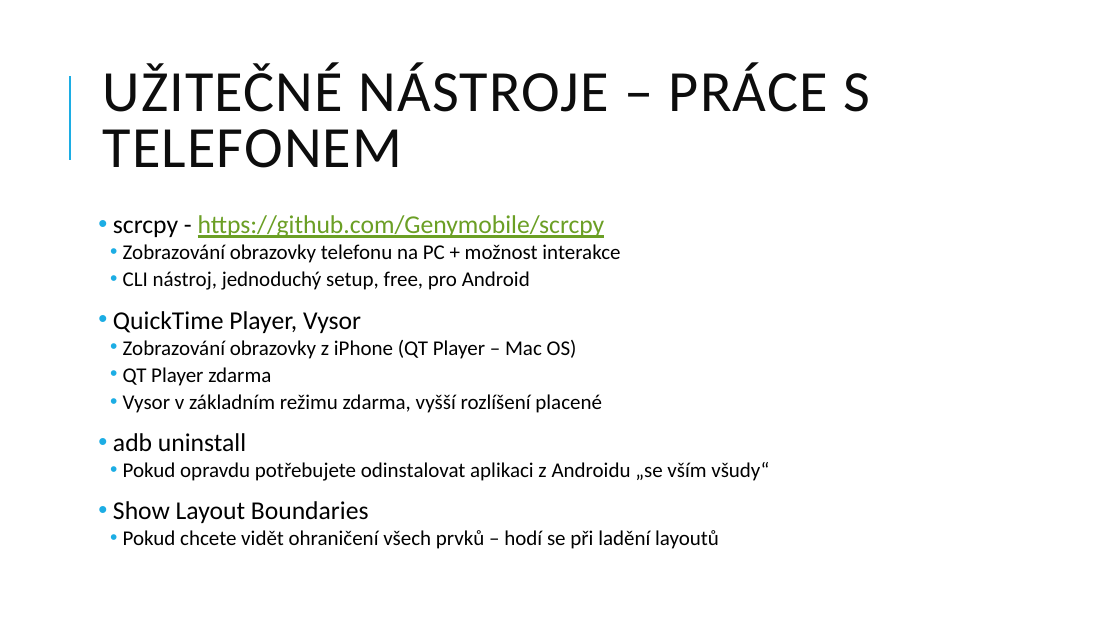
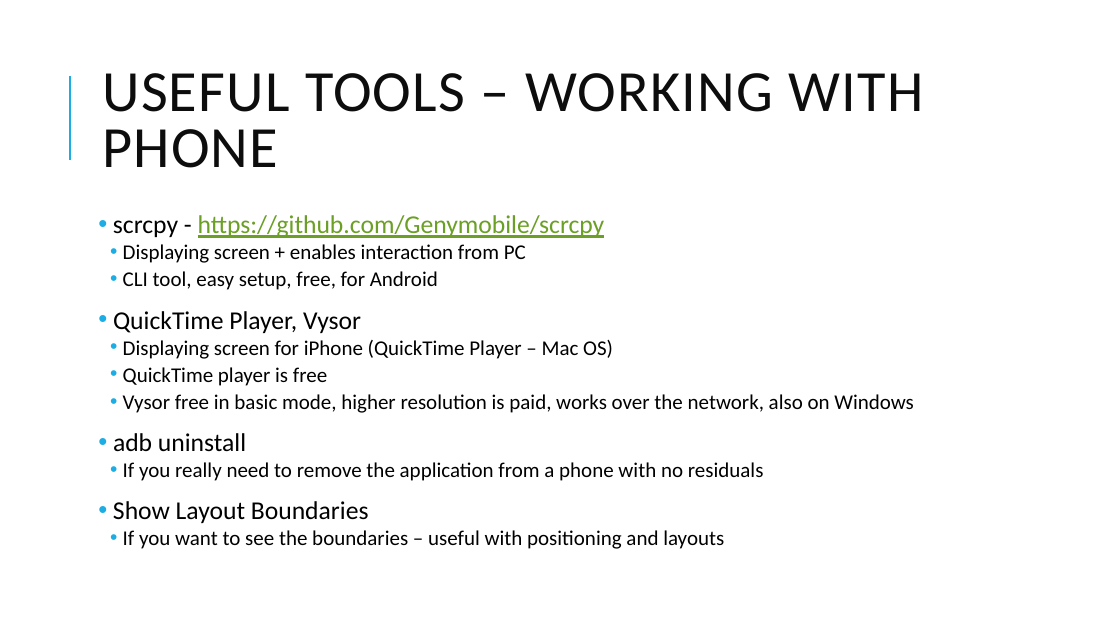
Before and after one commit to jasho/pv239-maui, a slide deck: slide 5 of 07_Bonus/PV239-Xamarin-07_Bonus.pptx (slide 10 before the commit). Drawn at 1120x630 pixels with LibreOffice and Linux fonts; fonts in the diff are those of the drawing. Boxes give left, top, right and bottom in pixels: in the first picture for what was removed or moved away, otherwise in the second. Text is boxed around its words. In the diff, an @@ line names an element or a change of style, - is before the commit and + after.

```diff
--- a/07_Bonus/PV239-Xamarin-07_Bonus.pptx
+++ b/07_Bonus/PV239-Xamarin-07_Bonus.pptx
@@ title at <box>102,73,924,168</box>: text changed @@
-UŽITEČNÉ NÁSTROJE – PRÁCE S TELEFONEM
+USEFUL TOOLS – WORKING WITH PHONE
@@ text at <box>123,244,526,290</box>: text changed @@
-  • Zobrazování obrazovky telefonu na PC + možnost interakce
-  • CLI nástroj, jednoduchý setup, free, pro Android
+  • Displaying screen + enables interaction from PC
+  • CLI tool, easy setup, free, for Android
@@ text at <box>123,340,914,413</box>: text changed @@
-  • Zobrazování obrazovky z iPhone (QT Player – Mac OS)
-  • QT Player zdarma
-  • Vysor v základním režimu zdarma, vyšší rozlíšení placené
+  • Displaying screen for iPhone (QuickTime Player – Mac OS)
+  • QuickTime player is free
+  • Vysor free in basic mode, higher resolution is paid, works over the network, also on Windows
@@ text at <box>123,462,764,481</box>: text changed @@
-  • Pokud opravdu potřebujete odinstalovat aplikaci z Androidu „se vším všudy“
+  • If you really need to remove the application from a phone with no residuals
@@ text at <box>123,530,724,549</box>: text changed @@
-  • Pokud chcete vidět ohraničení všech prvků – hodí se při ladění layoutů
+  • If you want to see the boundaries – useful with positioning and layouts
```
Also in this commit, not shown: 9 other slides changed, 4 slides added, 12 slides removed.
